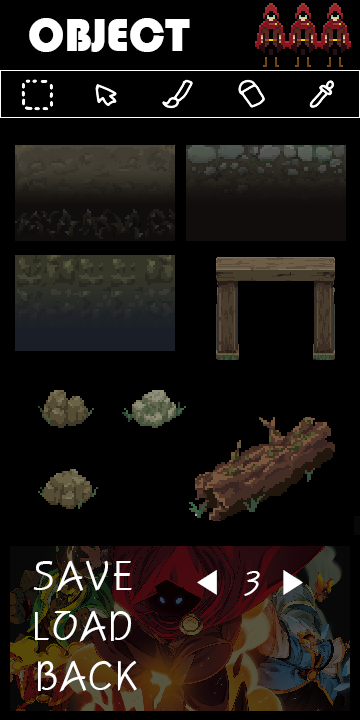
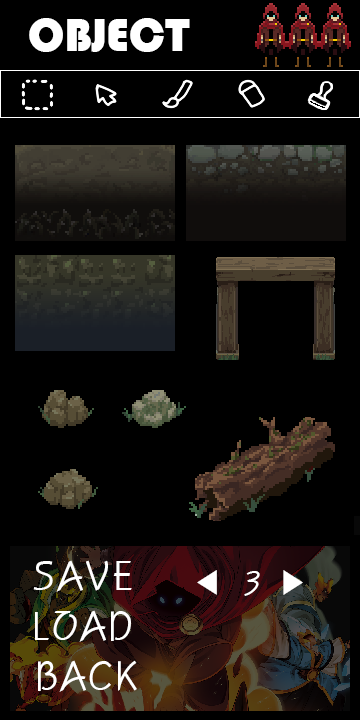
Before/after of a 360×720 layered artwork. What changed in the layer stack:
added layer "레이어 41" above "레이어 40" over [307, 80, 335, 111]
